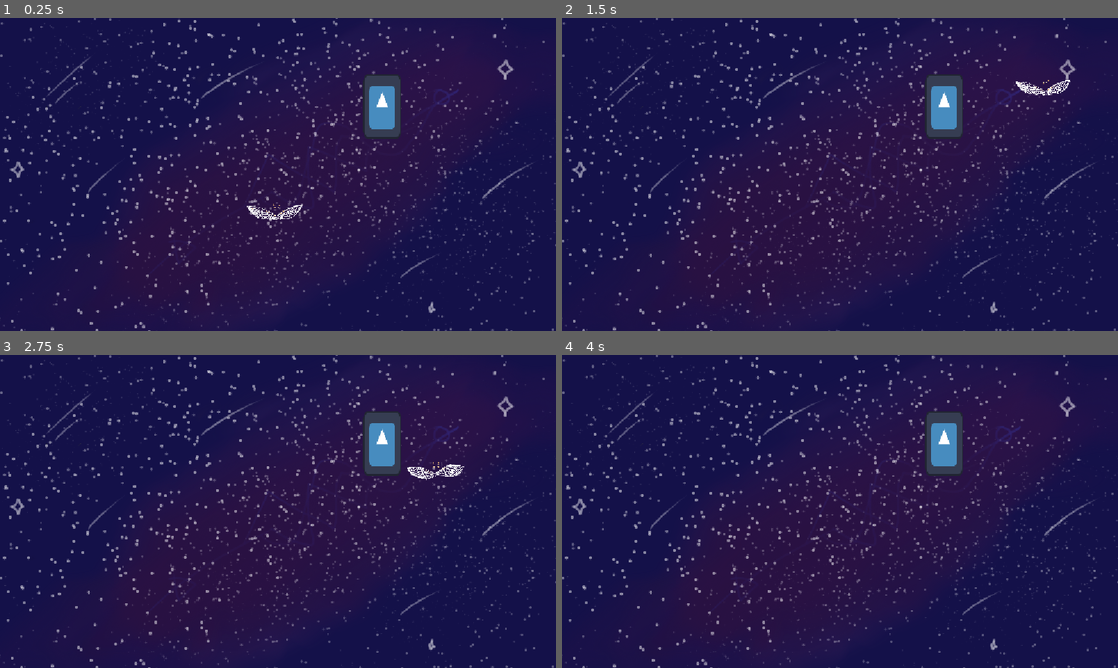
Above: before the commit, frames 1-4 (two rows, left to right).
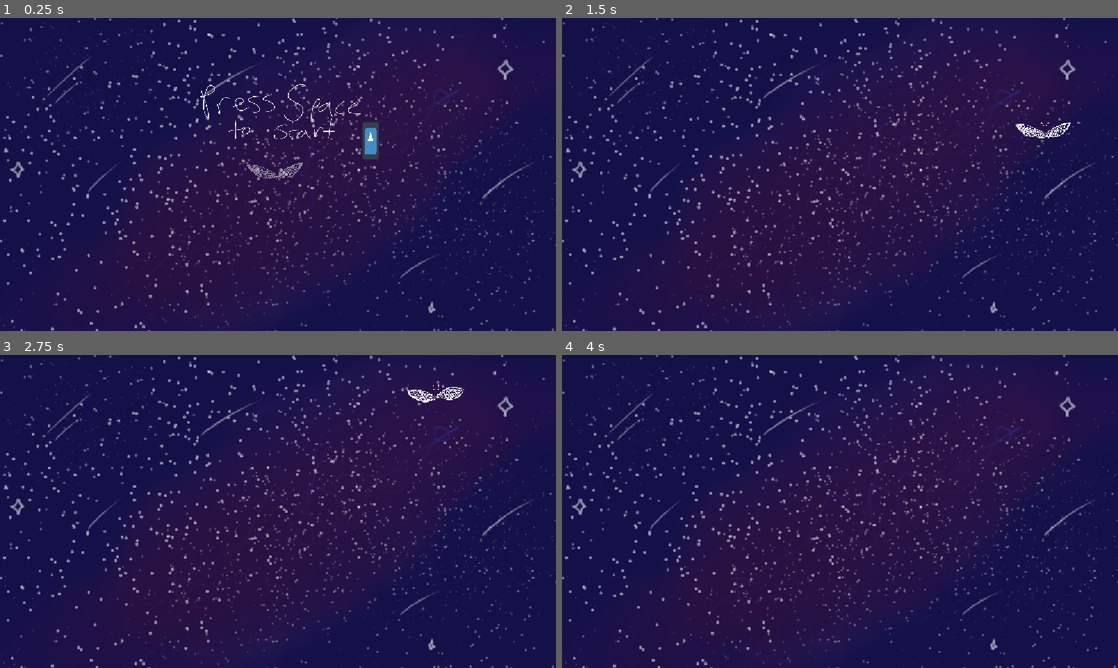
Above: after the commit, the same moments.

Repository: Pine-ber-EE/thingscrumbleapart
Game: Godot game, scene res://scenes/game.tscn
The game is run twice, just before and just after one commit, with the same random seed, the same clock (stepped at 60 frames per second) and the same inputs. The engine's default icon, where the game draws it, is replaced by a stand-in: a white triangle on a blue panel in a dark square.
Inputs (mouse positions are in pixels of both pictures, inside the frame that each line leads up to):
- Up to frame 1 (0.25 s): no input
- Up to frame 2 (1.5 s): tap Enter (ui_accept) at 0.5, 0.6, 0.77, 1.07 s; move the mouse to (962, 158) at 0.52 s; hold Right (ui_right) from 0.53 s (still down); click (962, 158) at 0.67 s; move the mouse to (728, 190) at 1.27 s; tap Alt at 1.35 s
- Up to frame 3 (2.75 s): tap Enter (ui_accept) at 1.52, 1.55, 1.82, 2.3 s; move the mouse to (333, 442) at 2.02 s; release Right (ui_right) at 2.03 s; hold Left (ui_left) from 2.03 s (still down); tap Shift at 2.1 s
- Up to frame 4 (4 s): move the mouse to (812, 574) at 2.77 s; release Left (ui_left) at 2.78 s; hold Right (ui_right) from 2.78 s (still down); tap Enter (ui_accept) at 2.85, 3.02, 3.32, 3.77, 3.8 s; click (812, 574) at 2.92 s; move the mouse to (1006, 558) at 3.52 s; tap Alt at 3.6 s

The runs differ from the first frame. In frame 1, 2.2% of the frame differs, in the area x 36-73%, y 18-65%; in frame 2, 1.6%; in frame 3, 1.7%; in frame 4, 1.2%.

Commit message:
added endscreen-ish, falling obstacle, and small changes

Diff:
--- a/scenes/damage.gd
+++ b/scenes/damage.gd
@@ -1,5 +1,9 @@
 extends Area2D
+
+signal bob
 
 
 func _on_body_entered(body: Node2D) -> void:
-	pass # Replace with function body.
+	if body.name == "player":
+		emit_signal("bob")
+		print("haiii")
--- a/scenes/damage.tscn
+++ b/scenes/damage.tscn
@@ -1,3 +1,8 @@
 [gd_scene format=3 uid="uid://cmivq30p50sn3"]
 
+[ext_resource type="Script" uid="uid://cr71t2kwovru3" path="res://scenes/damage.gd" id="1_1gm86"]
+
 [node name="damage" type="Area2D" unique_id=74082055]
+script = ExtResource("1_1gm86")
+
+[connection signal="body_entered" from="." to="." method="_on_body_entered"]
--- /dev/null
+++ b/scenes/debris.gd
@@ -0,0 +1,18 @@
+extends CharacterBody2D
+
+const SPEED = 150.0
+
+func _physics_process(delta: float) -> void:
+	# Add the gravity.
+	velocity += get_gravity() * delta
+
+
+	# Get the input direction and handle the movement/deceleration.
+	# As good practice, you should replace UI actions with custom gameplay actions.
+	var direction := Input.get_axis("ui_left", "ui_right")
+	if direction:
+		velocity.x = direction * SPEED
+	else:
+		velocity.x = move_toward(velocity.x, 0, SPEED)
+
+	move_and_slide()
--- /dev/null
+++ b/scenes/debris.tscn
@@ -0,0 +1,3 @@
+[gd_scene format=3 uid="uid://caht45qop1x80"]
+
+[node name="debris" type="Node2D" unique_id=893934501]
--- /dev/null
+++ b/scenes/endscreen.gd
@@ -0,0 +1,12 @@
+extends Sprite2D
+
+
+# Called when the node enters the scene tree for the first time.
+func _ready() -> void:
+	pass # Replace with function body.
+	visible = false
+
+
+# Called every frame. 'delta' is the elapsed time since the previous frame.
+func _process(delta: float) -> void:
+	pass
--- /dev/null
+++ b/scenes/game.gd
@@ -0,0 +1,18 @@
+extends Node2D
+
+
+# Called when the node enters the scene tree for the first time.
+func _ready() -> void:
+	$damage.bob.connect(end_game)
+	$debris/damage.bob.connect(end_game)
+	pass # Replace with function body.
+
+
+# Called every frame. 'delta' is the elapsed time since the previous frame.
+func _process(delta: float) -> void:
+	if not $player.jumps==0:
+		$pressspace.visible = false;
+
+func end_game():
+	print("hello")
+	$endscreen.visible = true
--- a/scenes/game.tscn
+++ b/scenes/game.tscn
@@ -1,8 +1,14 @@
 [gd_scene format=3 uid="uid://cmathr2hqide5"]
 
+[ext_resource type="Script" uid="uid://dipw4hfjuh1ri" path="res://scenes/game.gd" id="1_iywne"]
 [ext_resource type="PackedScene" uid="uid://cdag1xqssypo" path="res://scenes/player.tscn" id="1_uwrxv"]
 [ext_resource type="Texture2D" uid="uid://cvym3bleuw77d" path="res://icon.svg" id="2_yqjtg"]
 [ext_resource type="Texture2D" uid="uid://xmobrxl1vqug" path="res://assets/background.png" id="3_lnu2h"]
+[ext_resource type="PackedScene" uid="uid://cmivq30p50sn3" path="res://scenes/damage.tscn" id="4_lbhrr"]
+[ext_resource type="Texture2D" uid="uid://ccvncbr846kug" path="res://assets/blue.png" id="6_p57ef"]
+[ext_resource type="Script" uid="uid://4luq7gt0m5uo" path="res://scenes/endscreen.gd" id="7_u5sy4"]
+[ext_resource type="Texture2D" uid="uid://c6t5w1rdqliwv" path="res://assets/pressstart.png" id="8_gee14"]
+[ext_resource type="Script" uid="uid://ct132hygx4ngd" path="res://scenes/debris.gd" id="9_vtaks"]
 
 [sub_resource type="WorldBoundaryShape2D" id="WorldBoundaryShape2D_dtx53"]
 distance = -3.0
@@ -16,10 +22,13 @@
 [sub_resource type="WorldBoundaryShape2D" id="WorldBoundaryShape2D_slfft"]
 normal = Vector2(-1, 0)
 
-[sub_resource type="CapsuleShape2D" id="CapsuleShape2D_1bkr4"]
-height = 42.0
+[sub_resource type="WorldBoundaryShape2D" id="WorldBoundaryShape2D_tebq6"]
+
+[sub_resource type="RectangleShape2D" id="RectangleShape2D_dtx53"]
+size = Vector2(10, 20)
 
 [node name="game" type="Node2D" unique_id=478730700]
+script = ExtResource("1_iywne")
 
 [node name="player" parent="." unique_id=1994481336 instance=ExtResource("1_uwrxv")]
 position = Vector2(-1, -2)
@@ -46,19 +55,38 @@
 position = Vector2(219, -5)
 shape = SubResource("WorldBoundaryShape2D_slfft")
 
-[node name="pill-ar" type="Area2D" parent="." unique_id=1448842773]
-
-[node name="Sprite2D" type="Sprite2D" parent="pill-ar" unique_id=777296903]
-position = Vector2(72, -59)
-scale = Vector2(0.203125, 0.3515625)
-texture = ExtResource("2_yqjtg")
-
-[node name="CollisionShape2D" type="CollisionShape2D" parent="pill-ar" unique_id=1386994285]
-position = Vector2(72, -59)
-shape = SubResource("CapsuleShape2D_1bkr4")
-
 [node name="background" type="Sprite2D" parent="." unique_id=728793159]
 z_index = -4
 position = Vector2(0.99999994, -11.999998)
 scale = Vector2(0.3, 0.3)
 texture = ExtResource("3_lnu2h")
+
+[node name="damage" parent="." unique_id=74082055 instance=ExtResource("4_lbhrr")]
+
+[node name="CollisionShape2D" type="CollisionShape2D" parent="damage" unique_id=1117646196]
+position = Vector2(1, 75)
+shape = SubResource("WorldBoundaryShape2D_tebq6")
+
+[node name="endscreen" type="Sprite2D" parent="." unique_id=1365837861]
+texture = ExtResource("6_p57ef")
+script = ExtResource("7_u5sy4")
+
+[node name="pressspace" type="Sprite2D" parent="." unique_id=62613485]
+position = Vector2(-3.0000005, -57)
+scale = Vector2(0.19495414, 0.18484041)
+texture = ExtResource("8_gee14")
+
+[node name="debris" type="CharacterBody2D" parent="." unique_id=540075149]
+position = Vector2(86, -9)
+script = ExtResource("9_vtaks")
+
+[node name="Sprite2D" type="Sprite2D" parent="debris" unique_id=205574985]
+position = Vector2(-22, -55)
+scale = Vector2(0.09375, 0.2109375)
+texture = ExtResource("2_yqjtg")
+
+[node name="damage" parent="debris" unique_id=1588641404 instance=ExtResource("4_lbhrr")]
+
+[node name="CollisionShape2D" type="CollisionShape2D" parent="debris/damage" unique_id=1891317242]
+position = Vector2(-22, -55)
+shape = SubResource("RectangleShape2D_dtx53")
--- a/scenes/player.gd
+++ b/scenes/player.gd
@@ -1,17 +1,22 @@
 extends CharacterBody2D
 
-
+var jumps = 0
 const SPEED = 150.0
 const JUMP_VELOCITY = -300.0
 
-
 func _physics_process(delta: float) -> void:
+	if (jumps == 0):
+		modulate.a = 0.5
+	else:
+		modulate.a = 1
 	# Add the gravity.
 	if not is_on_floor():
-		velocity += get_gravity() * delta
+		if not (jumps == 0):
+			velocity += get_gravity() * delta
 
 	# Handle jump.
 	if Input.is_action_just_pressed("ui_accept"):
+		jumps+=1
 		velocity.y = JUMP_VELOCITY
 
 	# Get the input direction and handle the movement/deceleration.
Binary file added: assets/pressstart.png
Not shown, added: assets/pressstart.png.import
Not shown, added: scenes/debris.gd.uid
Not shown, added: scenes/endscreen.gd.uid
Not shown, added: scenes/game.gd.uid
Not shown, added: scenes/game.tscn15435067032.tmp
Not shown, added: scenes/game.tscn15442129134.tmp
Not shown, added: scenes/game.tscn15454366854.tmp
Not shown, added: scenes/game.tscn15480317401.tmp
